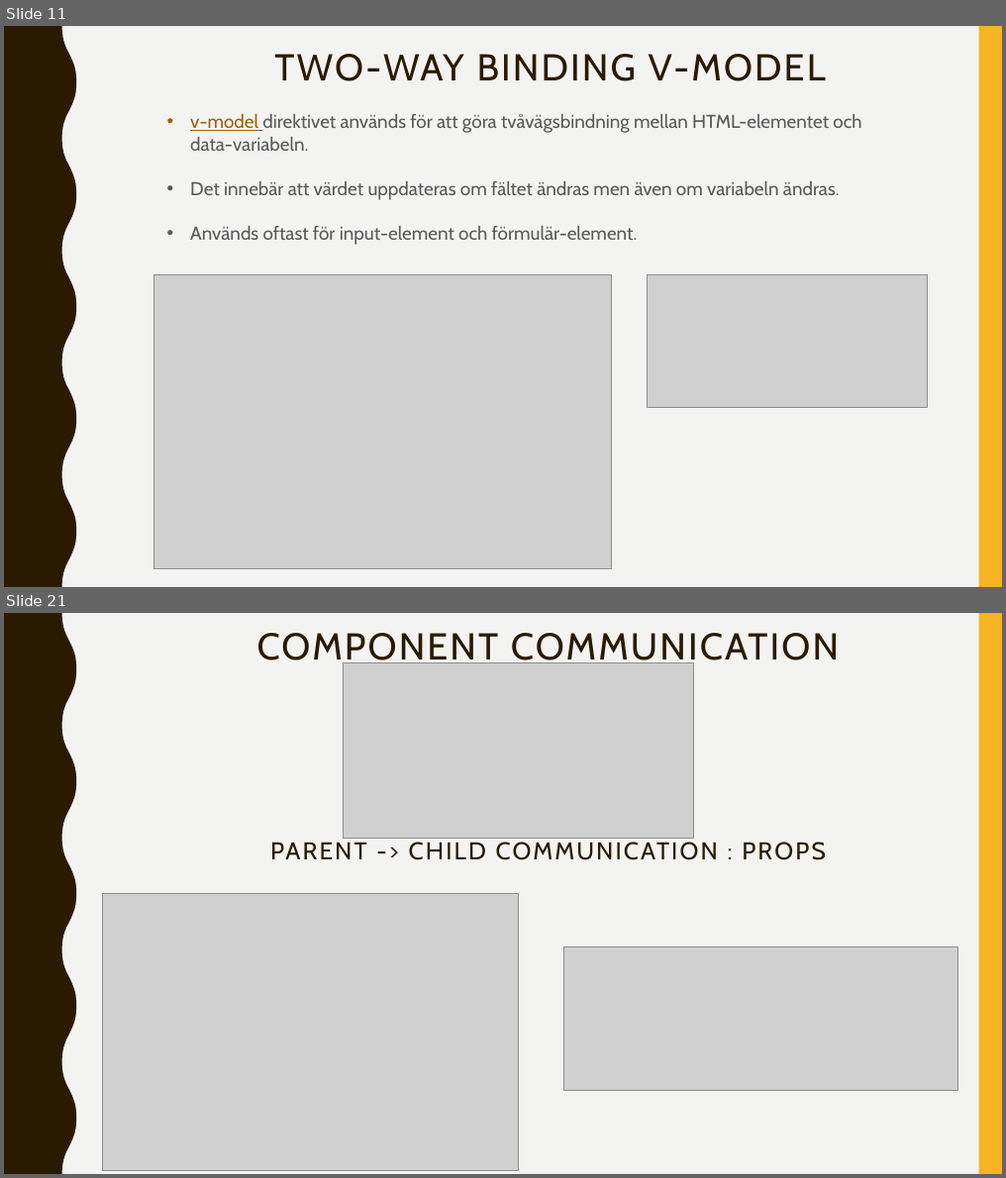
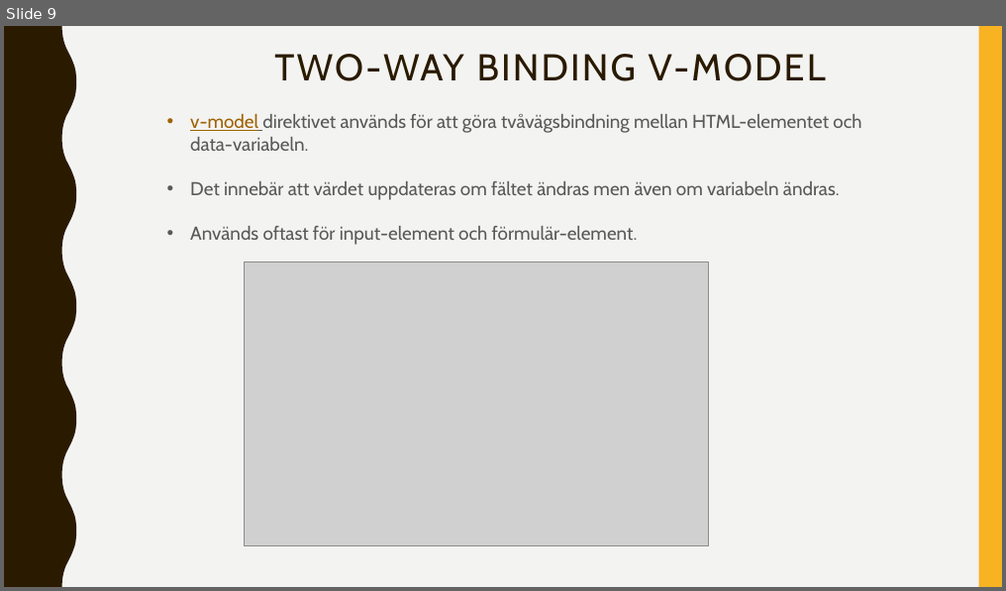
Before and after one commit to abbjetmus/programmering-produktion, a slide deck: 4. Vue/Vue.pptx. Shown one above the other, each under a label of ours: slides 11 and 21 before the commit, slide 9 after it; the slides between them are not shown. The pictures are 1006x1178 and 1006x591 pixels, drawn with LibreOffice and Linux fonts; fonts in the diff are those of the drawing; grey boxes stand for pictures. Boxes give left, top, right and bottom in pixels: in the first picture for what was removed or moved away, otherwise in the second. Text is boxed around its words. In the diff, an @@ line names an element or a change of style, - is before the commit and + after.

```diff
--- a/4. Vue/Vue.pptx
+++ b/4. Vue/Vue.pptx
@@ slide 21 removed at (4,613,1002,1174), background #F3F3F2; not listed: 2 template elements that a slide beside it also shows @@
@@ title removed at (257,633,839,668) @@
-COMPONENT COMMUNICATION
@@ picture removed at (344,663,693,839) @@
@@ text removed at (270,842,826,861) @@
-PARENT -> CHILD COMMUNICATION : PROPS
@@ picture removed at (103,894,519,1170) @@
@@ picture removed at (564,948,958,1090) @@
@@ what was slide 11 is now slide 9 @@
@@ slide 9 changed as well @@
@@ picture: place and size @@
-picture at (153,275,611,570)
+picture at (244,263,708,547)
@@ picture removed at (648,275,928,408) @@
```
Also in this commit, not shown: 6 other slides changed, 1 slide added, 14 other slides removed, 3 other files.
